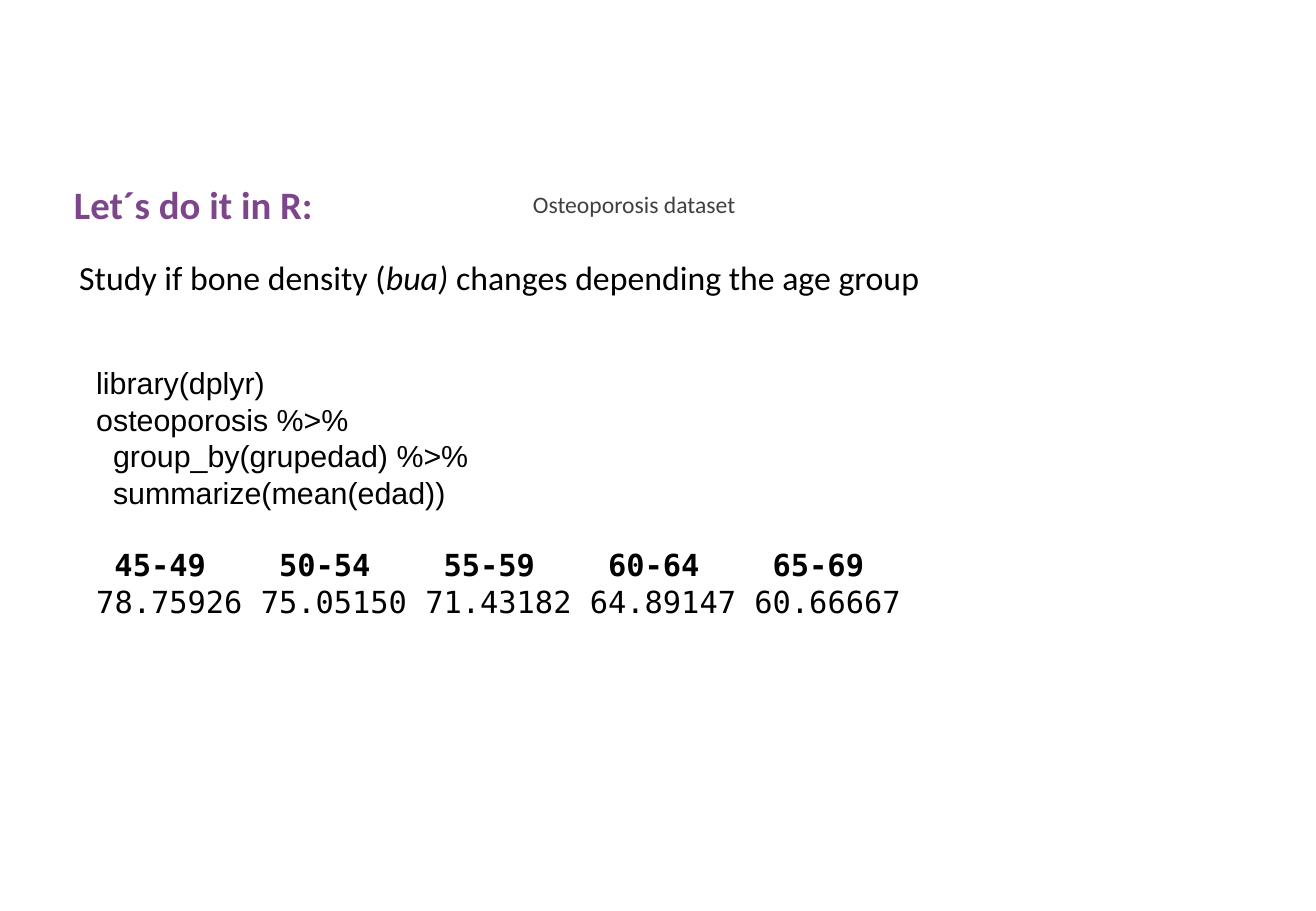
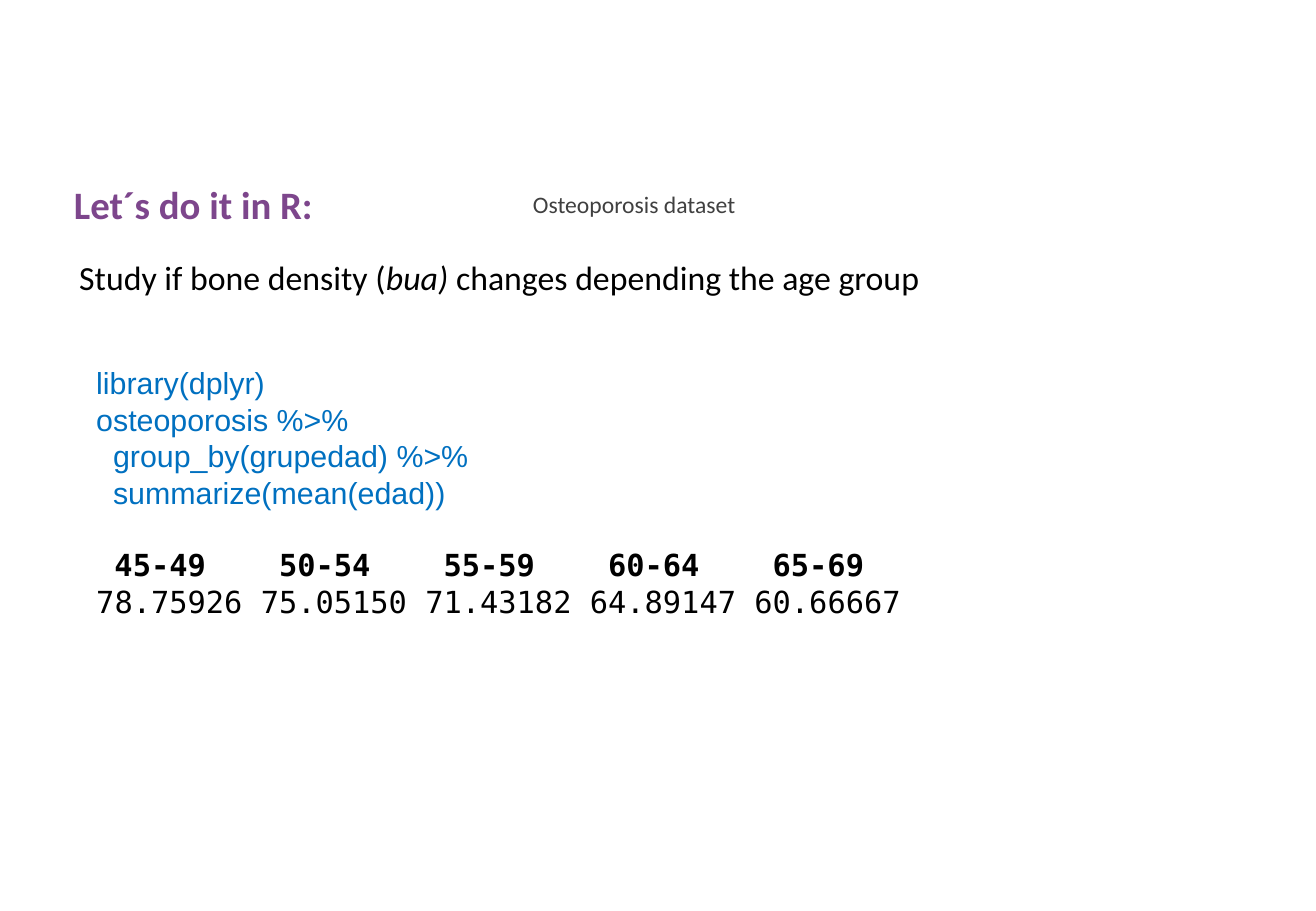
Before and after one commit to uebvhir/Course2020_Statistical-Analysis-with-R, a slide deck: slide 39 of Slides/StatisticsWithR-3-Exploratory_Analysis_II_And_Graphics.pptx (slide 43 before the commit). Drawn at 1316x911 pixels with LibreOffice and Linux fonts; fonts in the diff are those of the drawing; background and template pictures are left out. Boxes give left, top, right and bottom in pixels: in the first picture for what was removed or moved away, otherwise in the second. Text is boxed around its words. In the diff, an @@ line names an element or a change of style, - is before the commit and + after.

```diff
--- a/Slides/StatisticsWithR-3-Exploratory_Analysis_II_And_Graphics.pptx
+++ b/Slides/StatisticsWithR-3-Exploratory_Analysis_II_And_Graphics.pptx
@@ text at (96, 372, 445, 510): text colour #000000 to #0070C0 in "library(dplyr)", "osteoporosis %>%", "group_by(grupedad) %>%", "summarize(mean(edad))" @@
```
Also in this commit, not shown: 3 other slides changed, 6 slides removed, 1 other file.
